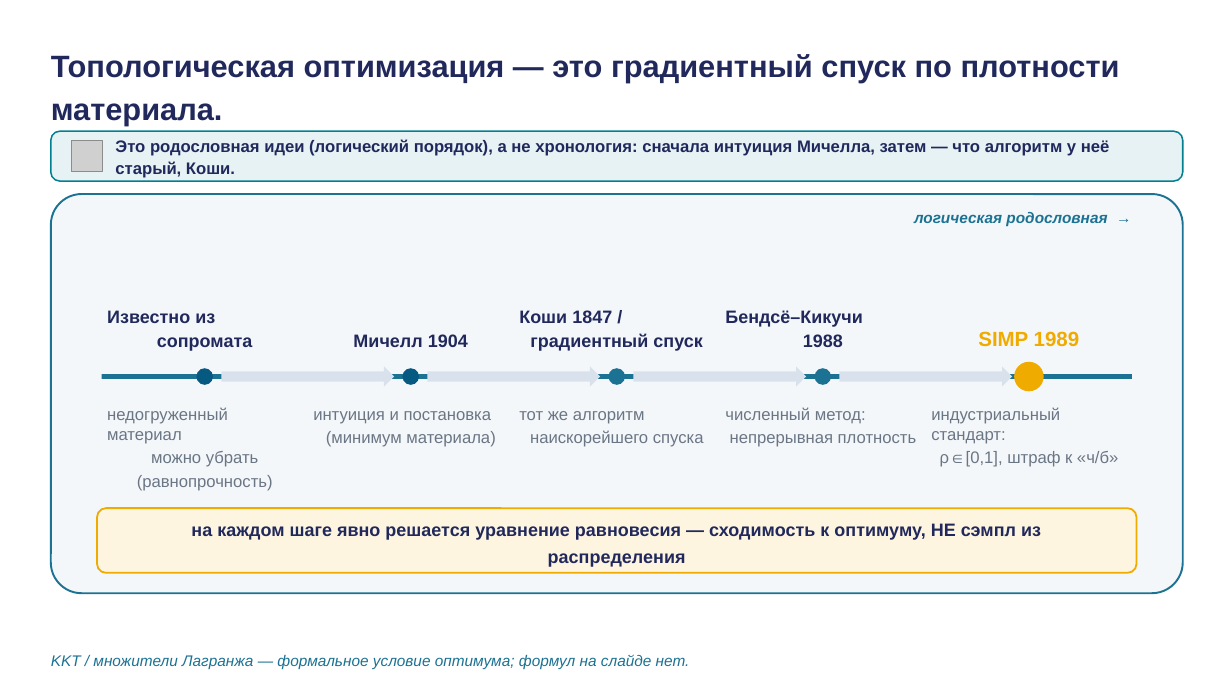
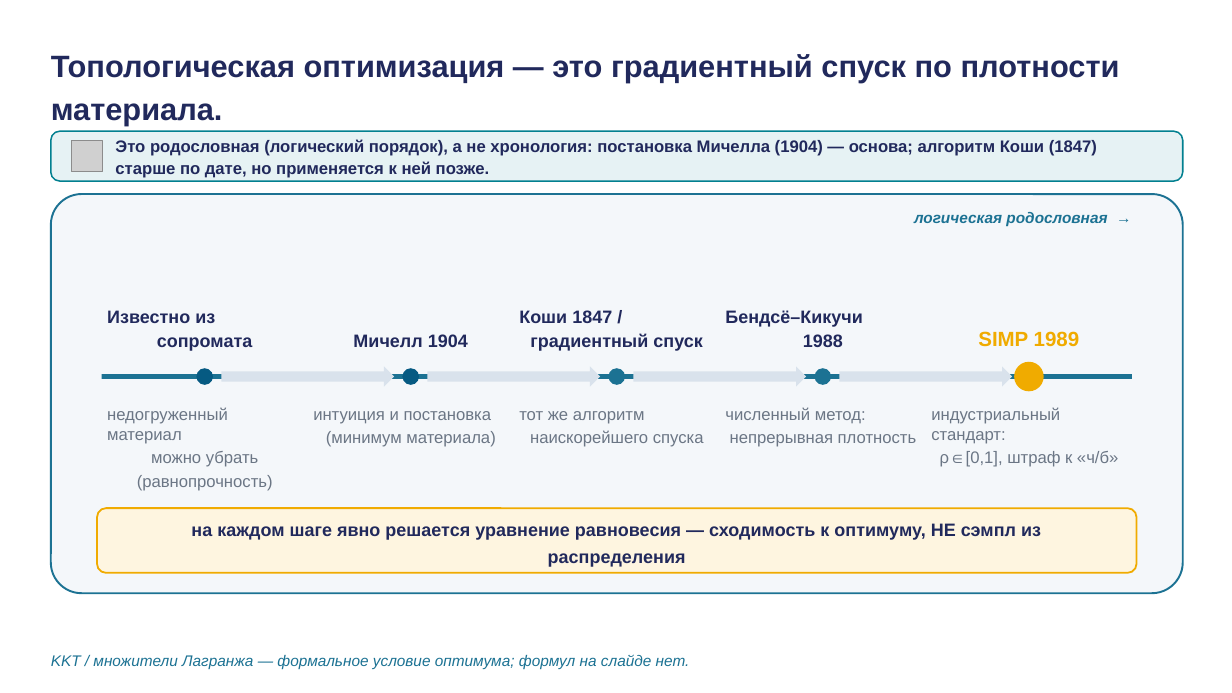
Before and after one commit to tellina-study/AI-usage-lessons, a slide deck: slide 11 of library/lectures/lec-06/rendered/lec-06.pptx. Drawn at 1232x693 pixels with LibreOffice and Linux fonts; fonts in the diff are those of the drawing; grey boxes stand for pictures. Boxes give left, top, right and bottom in pixels: in the first picture for what was removed or moved away, otherwise in the second. Text is boxed around its words. In the diff, an @@ line names an element or a change of style, - is before the commit and + after.

```diff
--- a/library/lectures/lec-06/rendered/lec-06.pptx
+++ b/library/lectures/lec-06/rendered/lec-06.pptx
@@ text at (115,139,1097,178): text changed @@
-Это родословная идеи (логический порядок), а не хронология: сначала интуиция Мичелла, затем — что алгоритм у неё старый, Коши.
+Это родословная (логический порядок), а не хронология: постановка Мичелла (1904) — основа; алгоритм Коши (1847) старше по дате, но применяется к ней позже.
```
Also in this commit, not shown: 2 other files.
